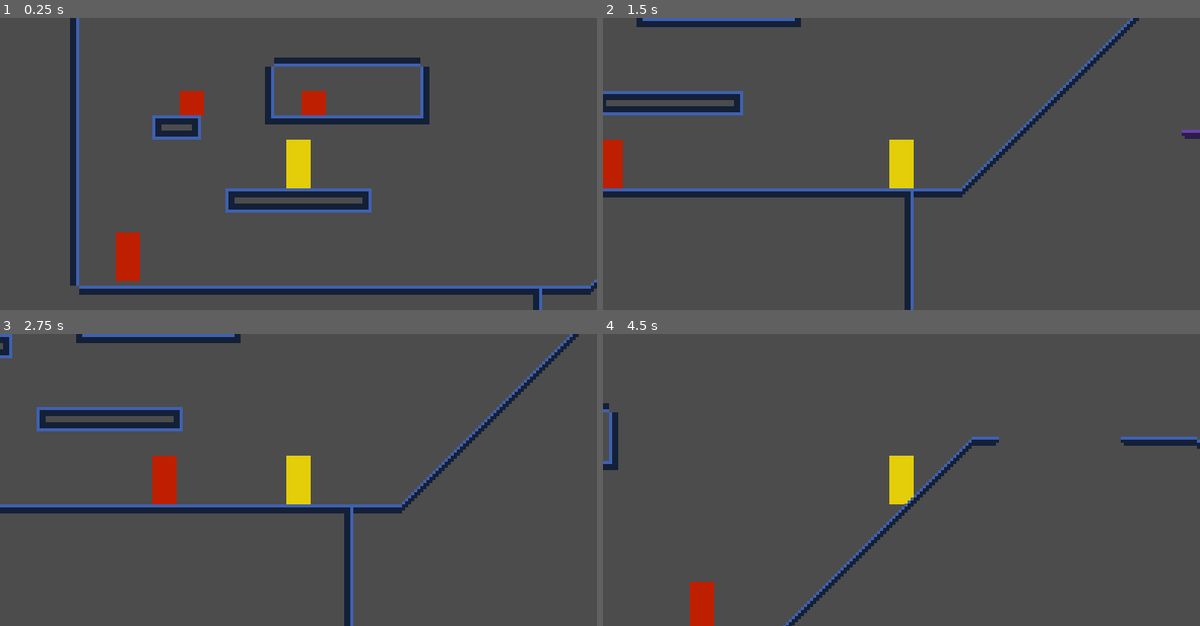
Above: before the commit, frames 1-4 (two rows, left to right).
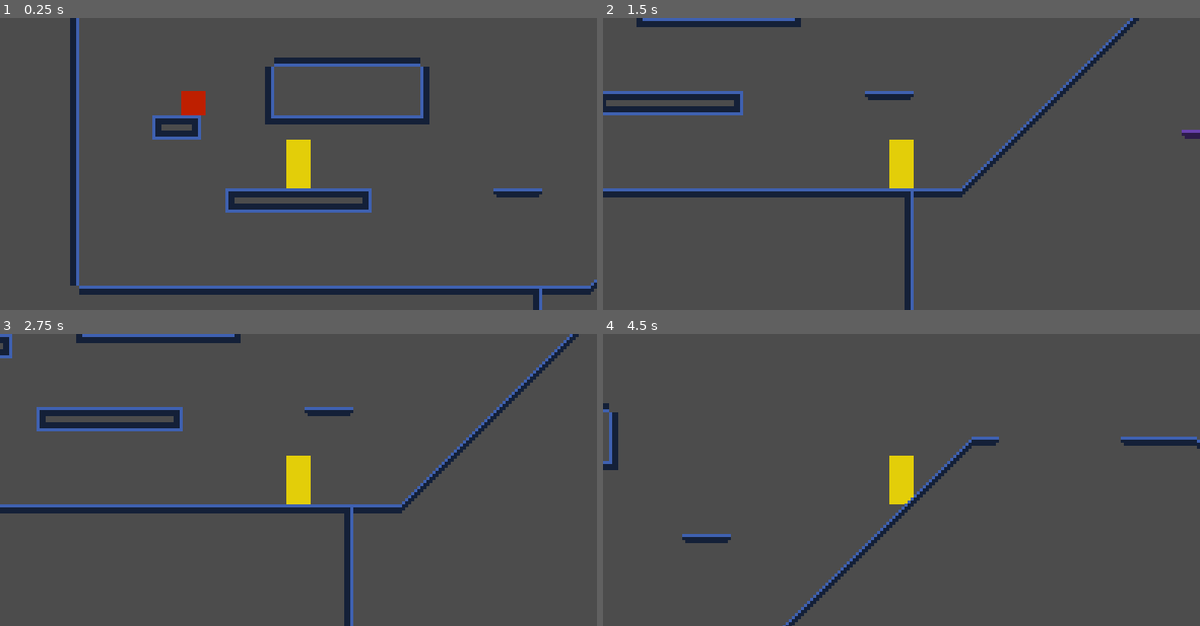
Above: after the commit, the same moments.

Repository: ChaosWitchNikol/this-unnamed-sci-fi-metroidvania
Game: Godot game, scene res://Main.tscn
Same seed, same stepped clock (60 frames per second), same inputs: the game is played once before the commit and once after it.
Inputs:
- Up to frame 1 (0.25 s): no input
- Up to frame 2 (1.5 s): hold Right (ui_right) from 0.53 s (still down); tap Space (ui_select) at 0.77 s
- Up to frame 3 (2.75 s): tap Space (ui_select) at 1.52 s; release Right (ui_right) at 2.03 s; hold Left (ui_left) from 2.03 s (still down)
- Up to frame 4 (4.5 s): release Left (ui_left) at 2.78 s; hold Right (ui_right) 2.78-4.28 s; tap Space (ui_select) at 3.02, 3.77 s; hold Left (ui_left) from 4.28 s (still down)

The runs differ from the first frame. In frame 1, 1.3% of the frame differs, in the area x 19-91%, y 25-91%; in frame 2, 0.8%; in frame 3, 0.9%; in frame 4, 0.9%.

Commit message:
collision layers

Diff:
--- a/src/Main.tscn
+++ b/src/Main.tscn
@@ -1,17 +1,15 @@
-[gd_scene load_steps=8 format=2]
+[gd_scene load_steps=7 format=2]
 
 [ext_resource path="res://scenes/Player.tscn" type="PackedScene" id=1]
 [ext_resource path="res://@EditorTools/scenes/MovingPlatformContainer.tscn" type="PackedScene" id=2]
 [ext_resource path="res://@EditorTools/scenes/MovingPlatformPoint.tscn" type="PackedScene" id=3]
 [ext_resource path="res://assests/tilesets/base.tileset.tres" type="TileSet" id=4]
 [ext_resource path="res://scenes/EnemyWalking.tscn" type="PackedScene" id=5]
-[ext_resource path="res://scenes/EnemyFlying.tscn" type="PackedScene" id=6]
-[ext_resource path="res://scenes/EnemyCrawling.new2.tscn" type="PackedScene" id=7]
+[ext_resource path="res://scenes/EnemyCrawling.new2.tscn" type="PackedScene" id=6]
 
 [node name="Main" type="Node2D"]
 
 [node name="Player" parent="." instance=ExtResource( 1 )]
-editor/display_folded = true
 position = Vector2( 176, 176 )
 ALLOWED_JUMPS = 2
 NEXT_JUMP_DELAY = 200
@@ -52,19 +50,16 @@
 tile_set = ExtResource( 4 )
 cell_size = Vector2( 8, 8 )
 cell_quadrant_size = 2
+collision_mask = 0
 format = 1
-tile_data = PoolIntArray( -327608, 5, 0, -327607, 5, 0, -327 …(2184 unchanged characters)… 0, 1507351, 24, 0, 1507352, 21, 0, 1507365, 29, 0, 1507383, 26, 0, 1507406, 3, 0 …(1556 unchanged characters)…
+tile_data = PoolIntArray( -327608, 5, 0, -327607, 5, 0, -327 …(2184 unchanged characters)… 0, 1507351, 24, 0, 1507352, 21, 0, 1507358, 13, 0, 1507359, 14, 0, 1507365, 29, 0, 1507383, 26, 0, 1507406, 3, 0 …(1556 unchanged characters)…
 
 [node name="enemies" type="Node" parent="."]
 
 [node name="EnemyWalking" parent="enemies" instance=ExtResource( 5 )]
-position = Vector2( 120, 200 )
+position = Vector2( 400, 136 )
 
-[node name="EnemyFlying" parent="enemies" instance=ExtResource( 6 )]
-position = Vector2( 304, 48 )
-
-[node name="EnemyCrawling2" parent="enemies" instance=ExtResource( 7 )]
-position = Vector2( 176, 152 )
-
-[node name="EnemyCrawling3" parent="enemies" instance=ExtResource( 7 )]
-position = Vector2( 136, 152 )
+[node name="EnemyCrawling3" parent="enemies" instance=ExtResource( 6 )]
+position = Vector2( 144, 154 )
+MOVEMENT_SPEED = 10
+facing = -1
--- a/src/scenes/Enemy.tscn
+++ b/src/scenes/Enemy.tscn
@@ -6,6 +6,7 @@
 [ext_resource path="res://assests/collisions/views/Enemy.view.tres" type="Shape2D" id=4]
 
 [node name="Enemy" type="KinematicBody2D"]
+collision_layer = 4
 script = ExtResource( 1 )
 
 [node name="Sprite" type="Sprite" parent="."]
--- a/src/scenes/EnemyCrawling.new2.tscn
+++ b/src/scenes/EnemyCrawling.new2.tscn
@@ -6,7 +6,7 @@
 [ext_resource path="res://assests/collisions/bodies/EnemyCrawling.new2.body.tres" type="Shape2D" id=4]
 [ext_resource path="res://assests/collisions/bodies/EnemyCrawling.new2.body2.tres" type="Shape2D" id=5]
 
-[node name="EnemyCrawling" index="0" instance=ExtResource( 1 )]
+[node name="EnemyCrawling" instance=ExtResource( 1 )]
 script = ExtResource( 2 )
 MOVEMENT_SPEED = 20
 
--- a/src/scenes/EnemyWalking.tscn
+++ b/src/scenes/EnemyWalking.tscn
@@ -5,7 +5,7 @@
 [ext_resource path="res://assests/collisions/bodies/EnemyWalking.body.tres" type="Shape2D" id=3]
 [ext_resource path="res://assests/collisions/views/EnemyWalking.view.tres" type="Shape2D" id=4]
 
-[node name="EnemyWalking" index="0" instance=ExtResource( 1 )]
+[node name="EnemyWalking" instance=ExtResource( 1 )]
 script = ExtResource( 2 )
 
 [node name="Body" parent="." index="1"]
--- a/src/scenes/MovingPlatform.tscn
+++ b/src/scenes/MovingPlatform.tscn
@@ -19,5 +19,7 @@
 tile_set = ExtResource( 2 )
 cell_size = Vector2( 8, 8 )
 cell_quadrant_size = 2
+collision_use_kinematic = true
+collision_mask = 0
 format = 1
 tile_data = PoolIntArray( 65535, 0, 0, 0, 2, 0 )
--- a/src/scenes/Player.tscn
+++ b/src/scenes/Player.tscn
@@ -12,6 +12,7 @@
 extents = Vector2( 4, 8 )
 
 [node name="Player" type="KinematicBody2D"]
+collision_layer = 2
 collision/safe_margin = 0.005
 script = ExtResource( 1 )
 
